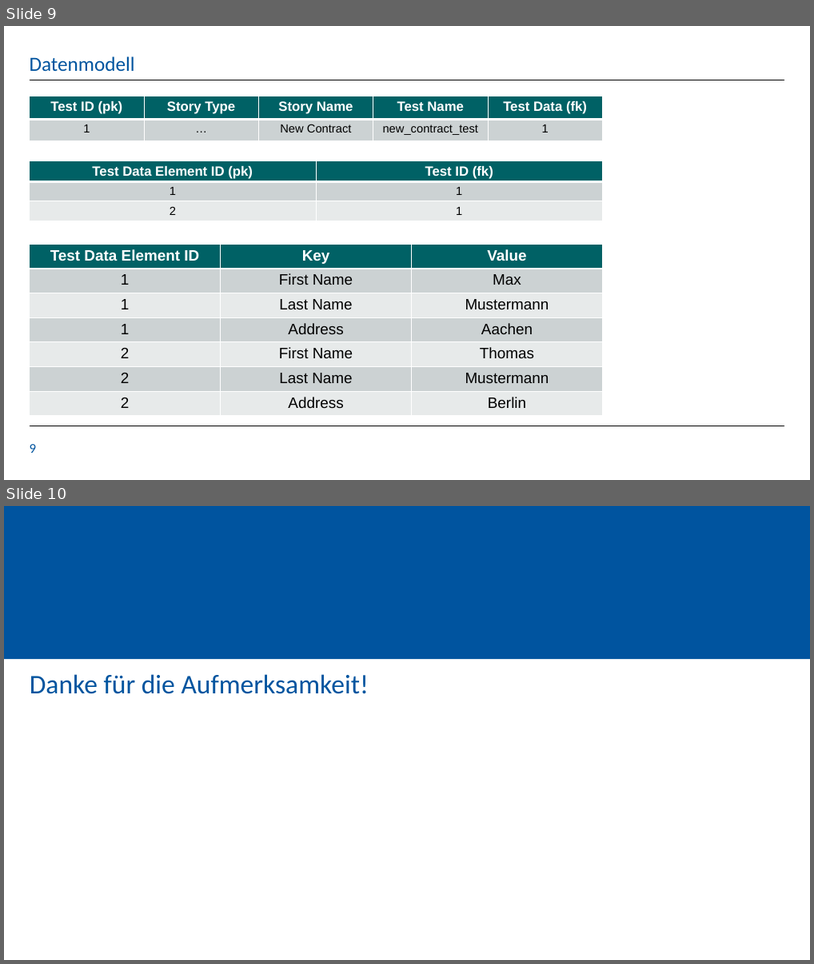
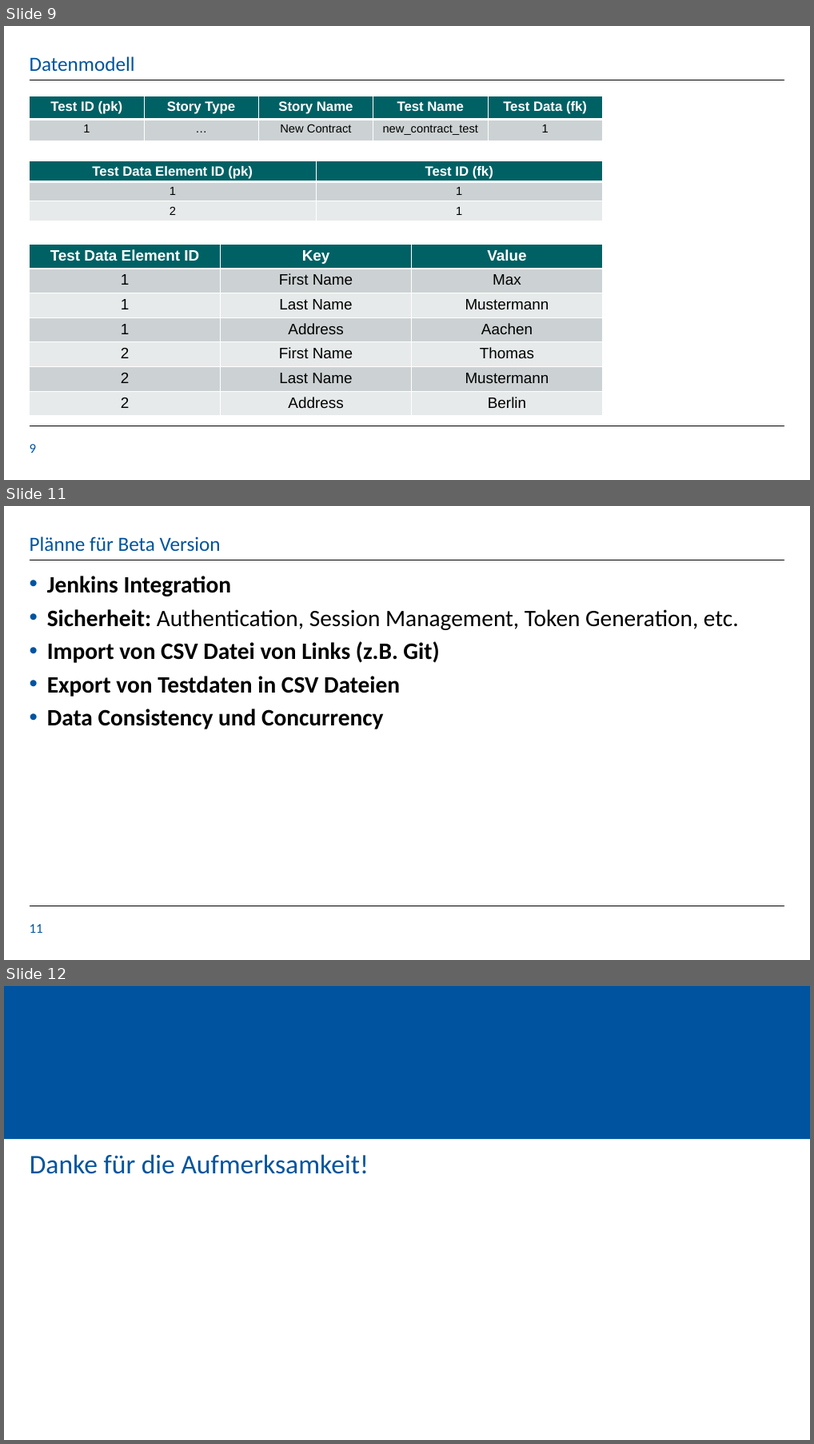
Before and after one commit to KaloyanT/gdis_test_suite, a slide deck: orga/Sprint_4_Presentation(Alpha).pptx. Shown one above the other, each under a label of ours: slides 9 and 10 before the commit, slides 9, 11 and 12 after it; the slides between them are not shown. The pictures are 814x964 and 814x1444 pixels, drawn with LibreOffice and Linux fonts; fonts in the diff are those of the drawing; background and template pictures are left out. Boxes give left, top, right and bottom in pixels: in the first picture for what was removed or moved away, otherwise in the second. Text is boxed around its words. In the diff, an @@ line names an element or a change of style, - is before the commit and + after.

```diff
--- a/orga/Sprint_4_Presentation(Alpha).pptx
+++ b/orga/Sprint_4_Presentation(Alpha).pptx
@@ slide 11 added at box(4, 506, 810, 960), background #FFFFFF; not listed: 2 template elements that a slide beside it also shows @@
@@ title added at box(30, 536, 221, 552), 24 pt, text #00549F @@
+Plänne für Beta Version
@@ text added at box(47, 576, 739, 729), 28 pt, text #000000, bold @@
+  • Jenkins Integration
+  • Sicherheit: Authentication, Session Management, Token Generation, etc.
+  • Import von CSV Datei von Links (z.B. Git)
+  • Export von Testdaten in CSV Dateien
+  • Data Consistency und Concurrency
@@ page number added at box(30, 924, 43, 932), 16 pt, text #00549F @@
+11
@@ what was slide 10 is now slide 12 @@
```
Also in this commit, not shown: 1 other slide added.
